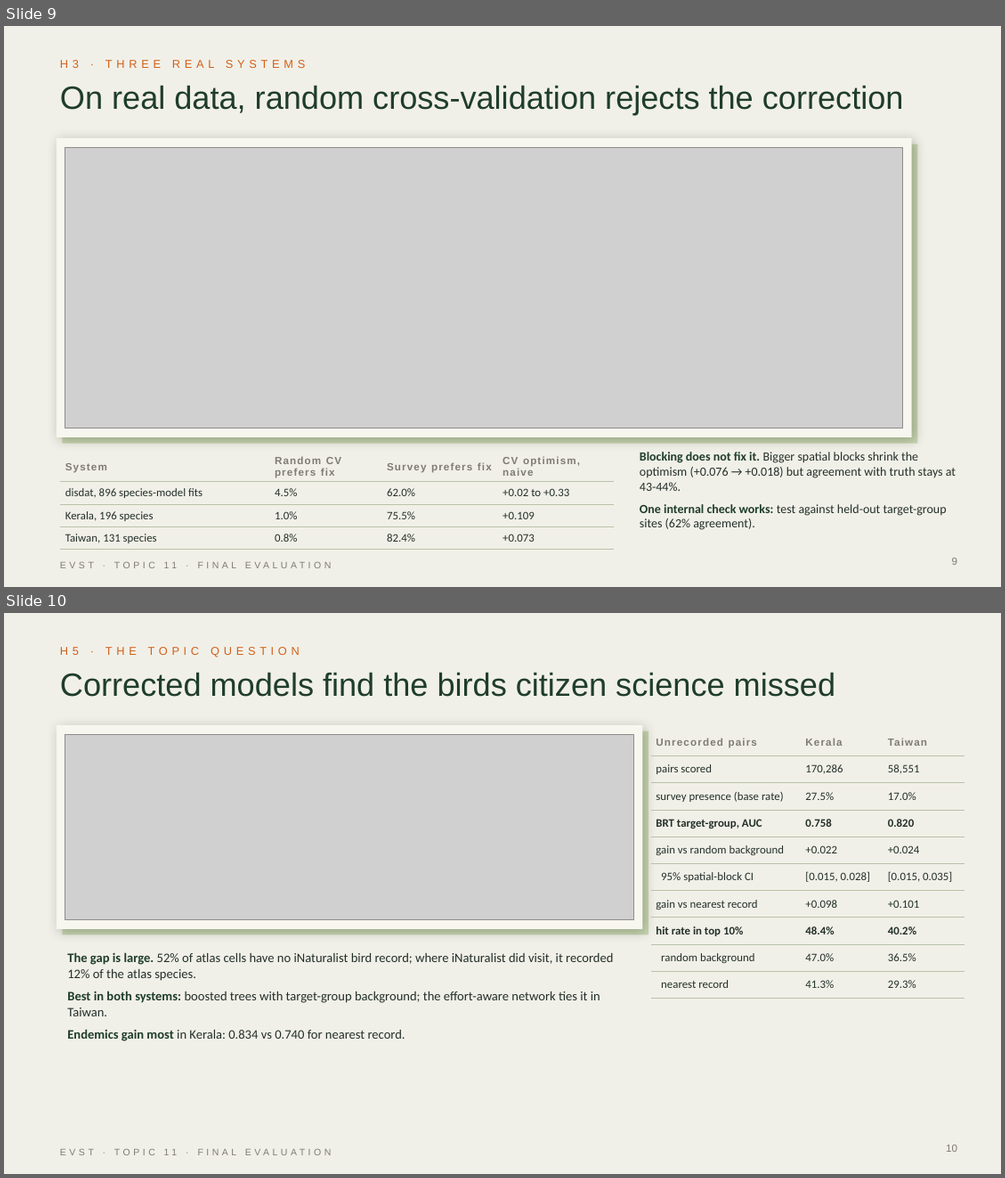
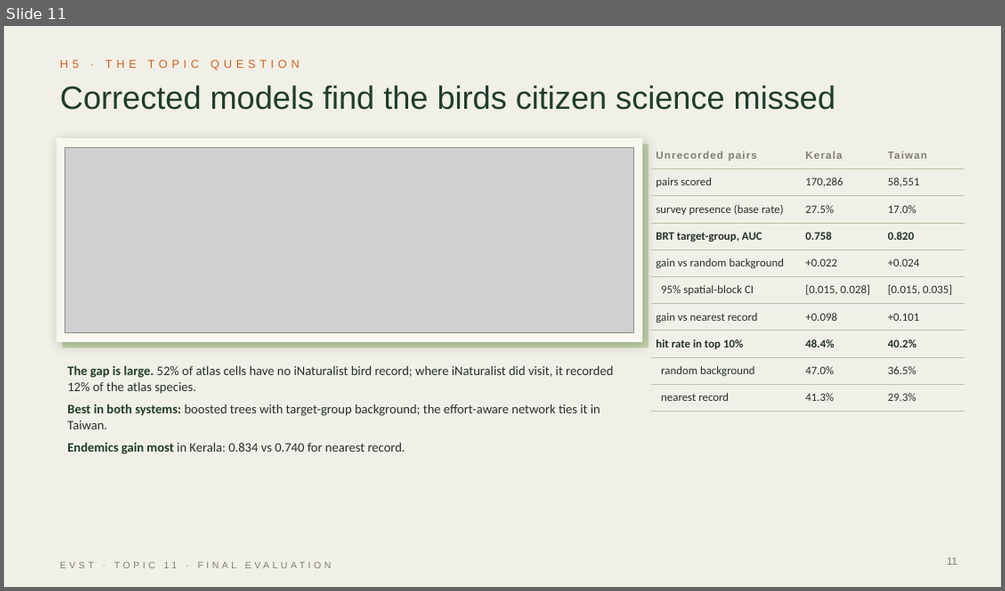
Before and after one commit to Incognius/EVST-Project-Nallagatla-Kingdom, a slide deck: final/EVST_Topic11_Final.pptx. Shown one above the other, each under a label of ours: slides 9 and 10 before the commit, slide 11 after it. The pictures are 1005x1178 and 1005x591 pixels, drawn with LibreOffice and Linux fonts; fonts in the diff are those of the drawing; grey boxes stand for pictures; background and template pictures are left out. Boxes give left, top, right and bottom in pixels: in the first picture for what was removed or moved away, otherwise in the second. Text is boxed around its words. In the diff, an @@ line names an element or a change of style, - is before the commit and + after.

```diff
--- a/final/EVST_Topic11_Final.pptx
+++ b/final/EVST_Topic11_Final.pptx
@@ slide 9 removed at box(4, 26, 1001, 587), background picture (left out); not listed: 1 template element that a slide beside it also shows @@
@@ text removed at box(60, 60, 305, 68) @@
-H3 · THREE REAL SYSTEMS
@@ text removed at box(60, 85, 904, 115) @@
-On real data, random cross-validation rejects the correction
@@ rectangle removed at box(57, 138, 912, 437) @@
@@ rectangle removed at box(63, 144, 918, 443) @@
@@ picture removed at box(65, 147, 903, 428) @@
@@ table removed at box(60, 452, 614, 547), 4 rows, 4 columns @@
-System | Random CV prefers fix | Survey prefers fix | CV optimism, naive
-disdat, 896 species-model fits | 4.5% | 62.0% | +0.02 to +0.33
-Kerala, 196 species | 1.0% | 75.5% | +0.109
-Taiwan, 131 species | 0.8% | 82.4% | +0.073
@@ text removed at box(639, 451, 955, 530) @@
-▪ Blocking does not fix it. Bigger spatial blocks shrink the optimism (+0.076 → +0.018) but agreement with truth stays at 43-44%.
-▪ One internal check works: test against held-out target-group sites (62% agreement).
@@ page number removed at box(952, 557, 957, 564) @@
-9
@@ what was slide 10 is now slide 11 @@
@@ page number at box(947, 557, 957, 564): text changed @@
-10
+11
```
Also in this commit, not shown: 10 slides changed, 2 slides added, 18 other files.
